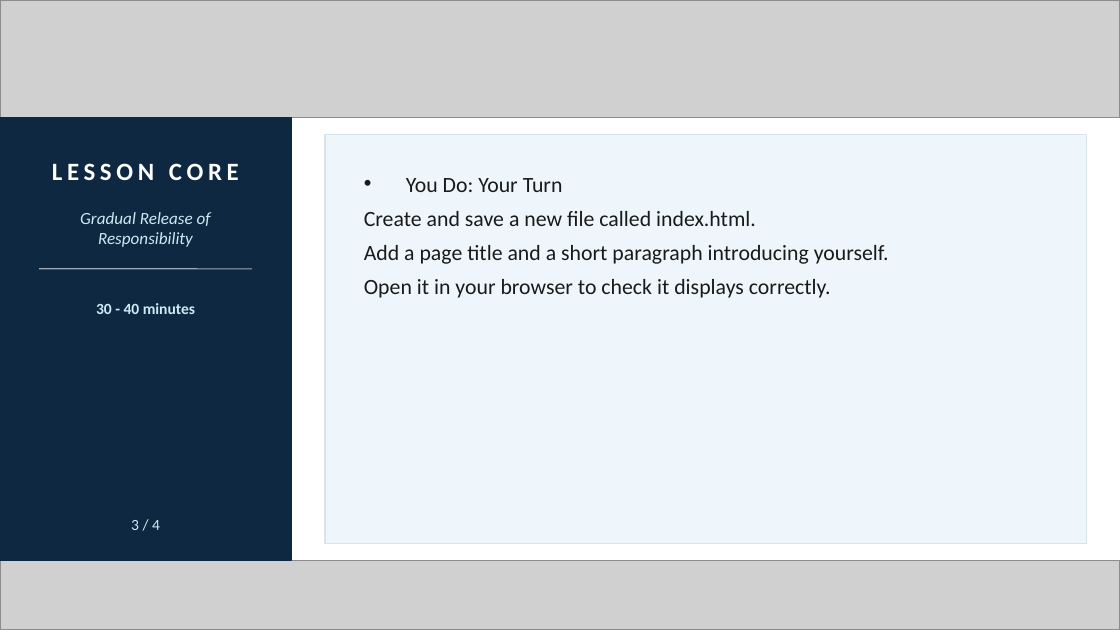
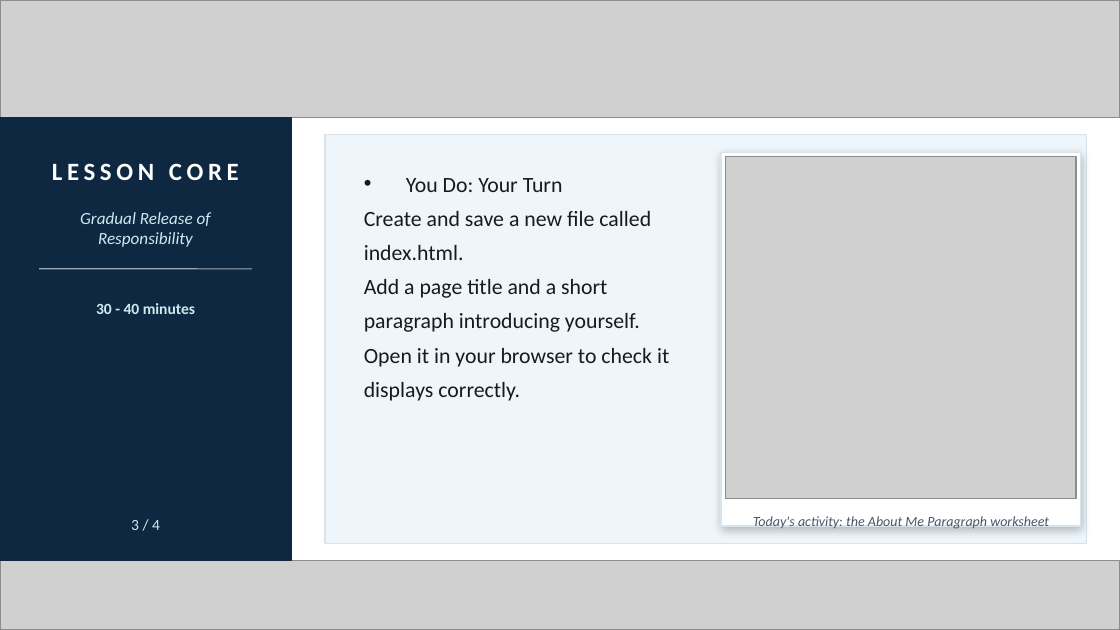
Before and after one commit to Arwa-Abboud/design1-term1-html-unit, a slide deck: slide 9 of resources/week-01/W1L4 - Building Your First HTML File.pptx (slide 8 before the commit). Drawn at 1120x630 pixels with LibreOffice and Linux fonts; fonts in the diff are those of the drawing; grey boxes stand for pictures. Boxes give left, top, right and bottom in pixels: in the first picture for what was removed or moved away, otherwise in the second. Text is boxed around its words. In the diff, an @@ line names an element or a change of style, - is before the commit and + after.

```diff
--- a/resources/week-01/W1L4 - Building Your First HTML File.pptx
+++ b/resources/week-01/W1L4 - Building Your First HTML File.pptx
@@ text "You Do: Your Turn" rewrapped from (x1=364, y1=178, x2=889, y2=298) to (x1=364, y1=178, x2=669, y2=401) @@
@@ rectangle added at (x1=721, y1=152, x2=1081, y2=525), fill #FFFFFF, outline #D8E4EB 1 pt @@
@@ picture added at (x1=726, y1=157, x2=1076, y2=500) @@
@@ text added at (x1=753, y1=515, x2=1049, y2=529), 9 pt, text #4A5568, italic @@
+Today's activity: the About Me Paragraph worksheet
```
Also in this commit, not shown: 1 slide added, 1 other file.
